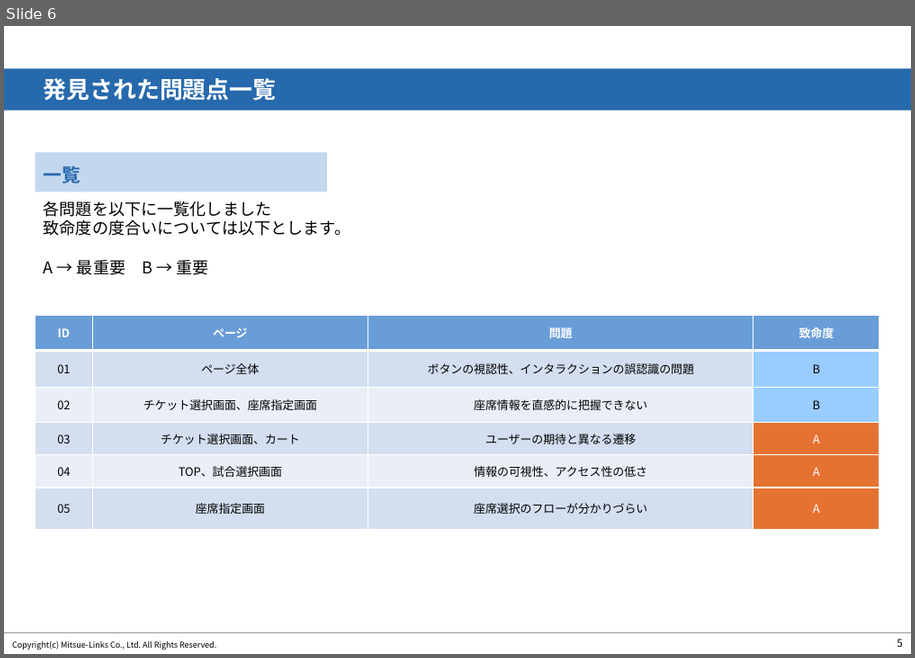
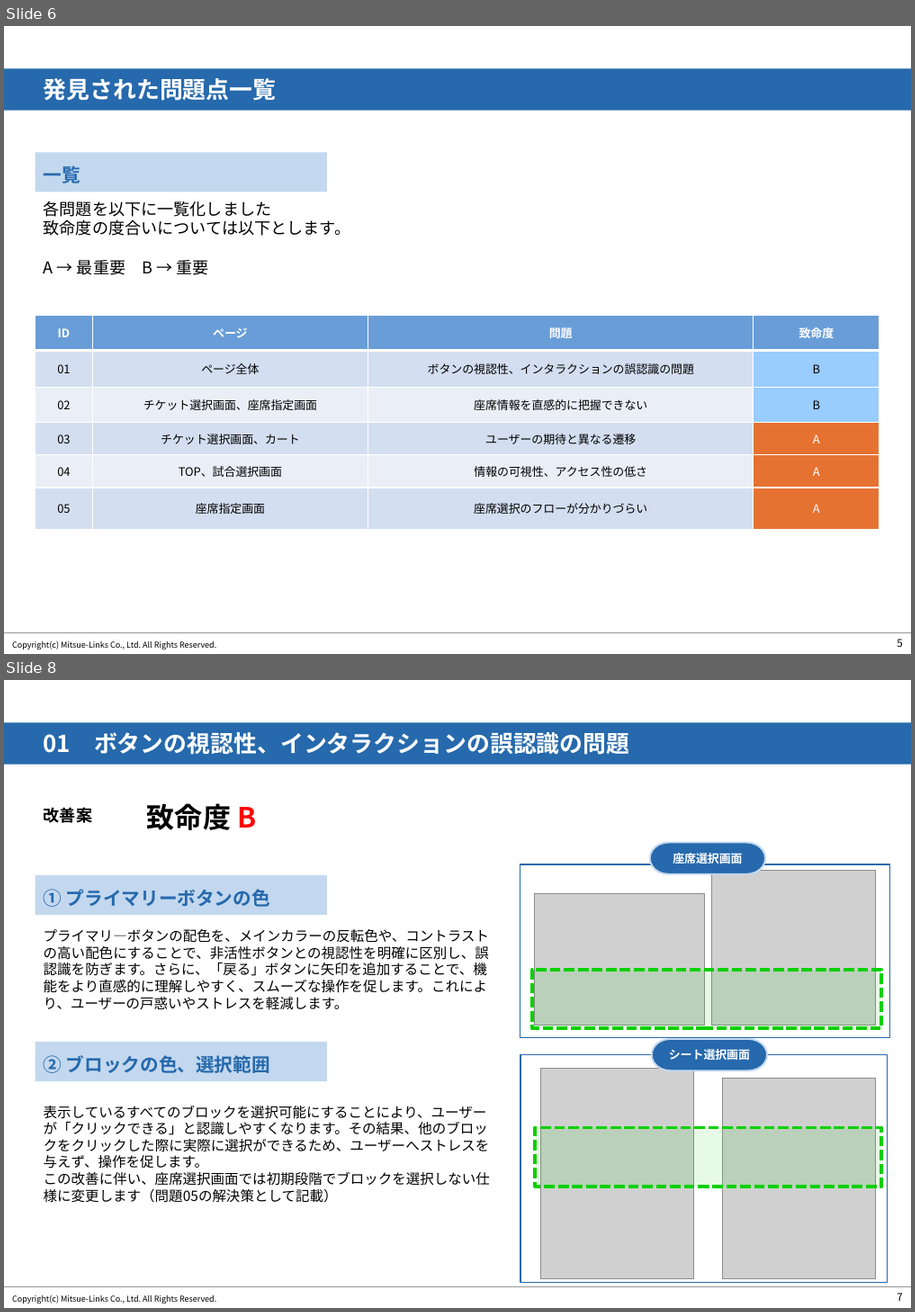
Before and after one commit to sakitama14/TheOdinProject, a slide deck: 調査報告書.pptx. Shown one above the other, each under a label of ours: slide 6 before the commit, slides 6 and 8 after it; the slides between them are not shown. The pictures are 915x658 and 915x1312 pixels, drawn with LibreOffice and Linux fonts; fonts in the diff are those of the drawing; grey boxes stand for pictures; background and template pictures are left out. Boxes give left, top, right and bottom in pixels: in the first picture for what was removed or moved away, otherwise in the second. Text is boxed around its words. In the diff, an @@ line names an element or a change of style, - is before the commit and + after.

```diff
--- a/調査報告書.pptx
+++ b/調査報告書.pptx
@@ slide 8 added at <box>4,680,911,1308</box>, background #FFFFFF; not listed: 3 template elements that a slide beside it also shows @@
@@ text added at <box>4,722,911,765</box>, fill #2669AC, 20 pt, text #FFFFFF, bold @@
+01 ボタンの視認性、インタラクションの誤認識の問題
@@ text added at <box>44,807,92,823</box>, 14 pt, text #000000, bold @@
+改善案
@@ text added at <box>147,803,256,830</box>, 24 pt, text #000000, bold @@
+致命度 B
@@ rectangle added at <box>520,864,890,1037</box>, outline #2669AC 1 pt @@
@@ pill shape added at <box>650,843,765,874</box>, fill #2669AC, outline #C3D8EF 1.5 pt, 10 pt, text #FFFFFF, bold @@
+座席選択画面
@@ rectangle added at <box>35,875,327,915</box>, fill #C3D8EF @@
@@ text added at <box>44,889,270,907</box>, 16 pt, text #2669AC, bold @@
+① プライマリーボタンの色
@@ picture added at <box>535,893,705,1025</box> @@
@@ picture added at <box>711,871,876,1025</box> @@
@@ text added at <box>44,929,489,1010</box>, 12 pt, text #000000 @@
+プライマリ―ボタンの配色を、メインカラーの反転色や、コントラストの高い配色にすることで、非活性ボタンとの視認性を明確に区別し、誤認識を防ぎます。さらに、「戻る」ボタンに矢印を追加することで、機能をより直感的に理解しやすく、スムーズな操作を促します。これにより、ユーザーの戸惑いやストレスを軽減します。
@@ rectangle added at <box>532,970,882,1029</box>, fill #0AD000 at 10% opacity, outline #0AD000 3 pt dashed @@
@@ rectangle added at <box>35,1042,327,1081</box>, fill #C3D8EF @@
@@ text added at <box>44,1055,270,1073</box>, 16 pt, text #2669AC, bold @@
+② ブロックの色、選択範囲
@@ rectangle added at <box>521,1055,888,1283</box>, outline #2669AC 1 pt @@
@@ pill shape added at <box>652,1039,768,1072</box>, fill #2669AC, outline #C3D8EF 1.5 pt, 10 pt, text #FFFFFF, bold @@
+シート選択画面
@@ picture added at <box>541,1068,694,1278</box> @@
@@ picture added at <box>724,1078,876,1278</box> @@
@@ text added at <box>44,1106,490,1203</box>, 12 pt, text #000000 @@
+表示しているすべてのブロックを選択可能にすることにより、ユーザーが「クリックできる」と認識しやすくなります。その結果、他のブロックをクリックした際に実際に選択ができるため、ユーザーへストレスを与えず、操作を促します。
+この改善に伴い、座席選択画面では初期段階でブロックを選択しない仕様に変更します（問題05の解決策として記載）
@@ rectangle added at <box>535,1128,882,1188</box>, fill #0AD000 at 10% opacity, outline #0AD000 3 pt dashed @@
```
Also in this commit, not shown: 3 slides changed, 3 other slides added, 3 slides removed.
